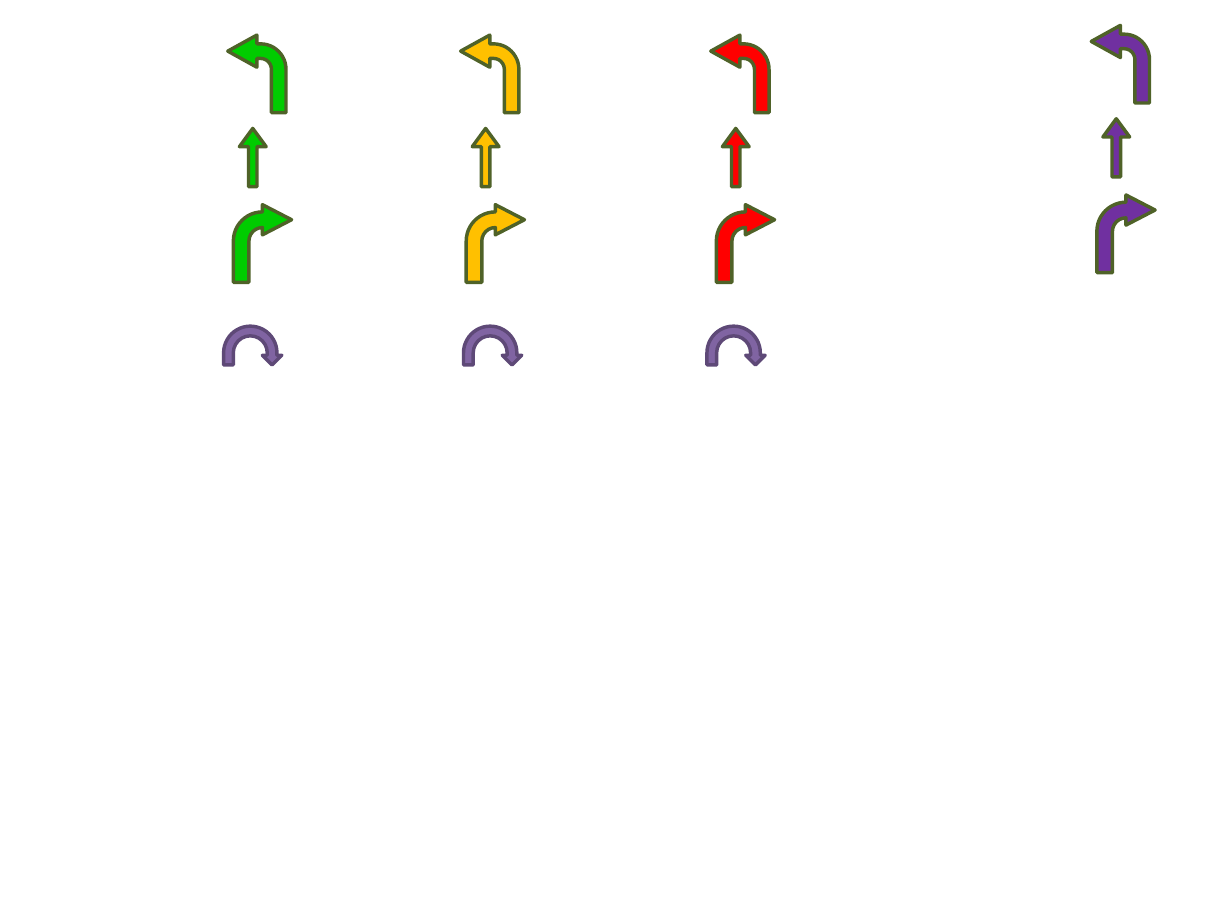
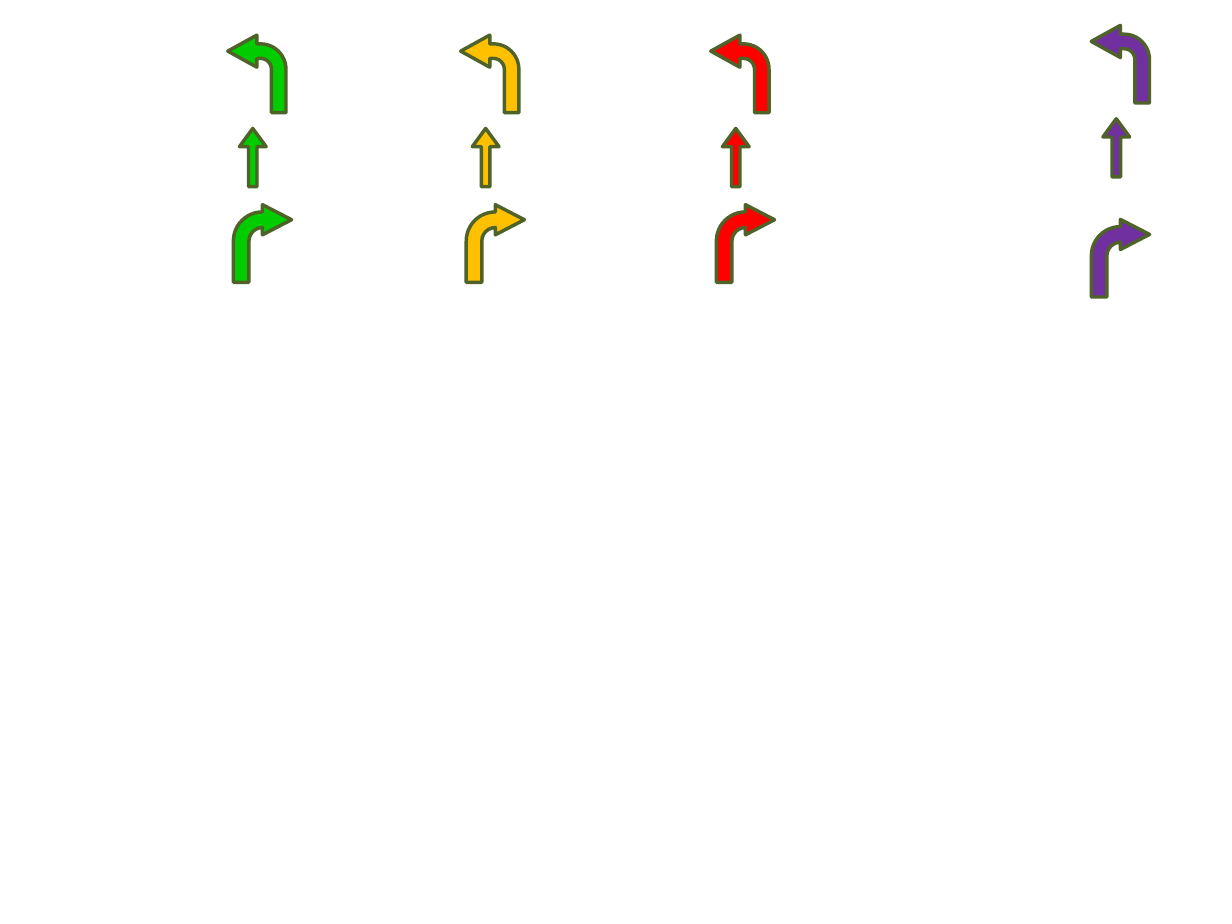
Before and after one commit to johny1614/magazyn, a slide deck: slide 6 of obrazy.pptx. Drawn at 1232x924 pixels with LibreOffice and Linux fonts; fonts in the diff are those of the drawing. Boxes give left, top, right and bottom in pixels: in the first picture for what was removed or moved away, otherwise in the second. Text is boxed around its words. In the diff, an @@ line names an element or a change of style, - is before the commit and + after.

```diff
--- a/obrazy.pptx
+++ b/obrazy.pptx
@@ bent arrow: place and size @@
-bent arrow at box(1096, 195, 1154, 272)
+bent arrow at box(1092, 219, 1149, 297)
@@ uturn arrow removed at box(224, 326, 282, 365) @@
@@ uturn arrow removed at box(463, 326, 521, 365) @@
@@ uturn arrow removed at box(707, 326, 765, 365) @@
```
Also in this commit, not shown: 2 other files.
